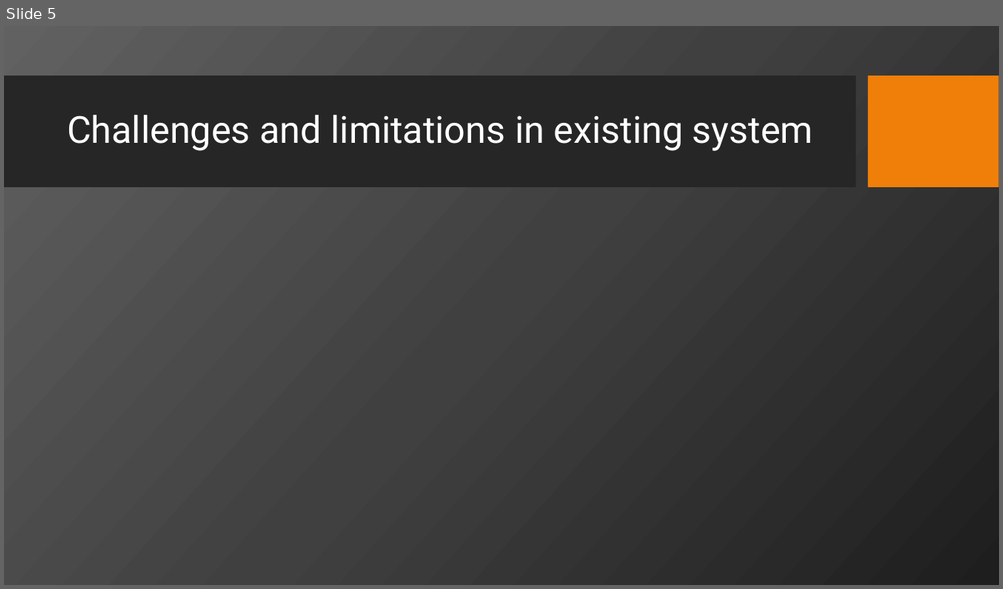
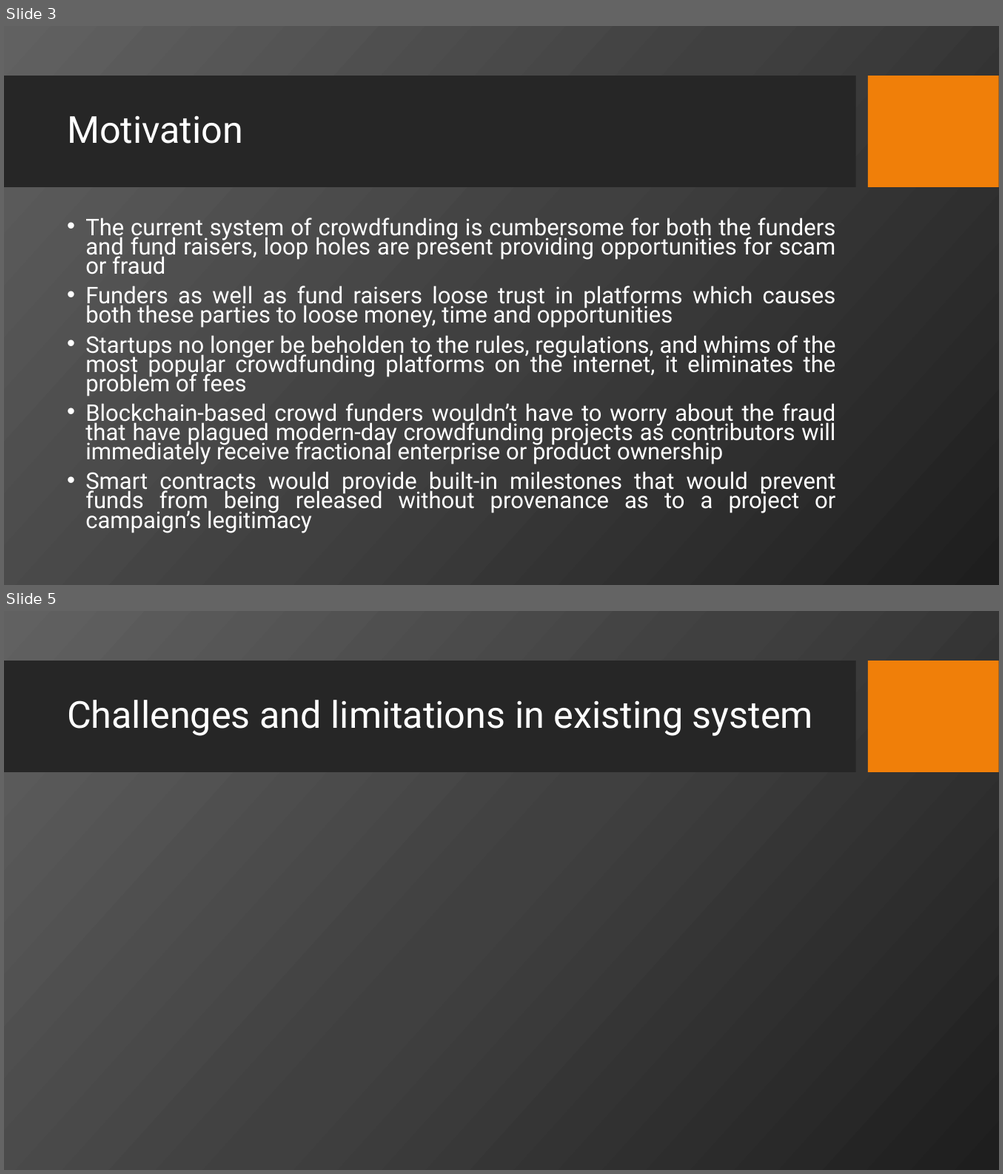
Before and after one commit to raghu-raj23/RajyaMudra, a slide deck: Major_Project_Review_1.pptx. Shown one above the other, each under a label of ours: slide 5 before the commit, slides 3 and 5 after it; the slides between them are not shown. The pictures are 1003x589 and 1003x1174 pixels, drawn with LibreOffice and Linux fonts; fonts in the diff are those of the drawing; background and template pictures are left out. Boxes give left, top, right and bottom in pixels: in the first picture for what was removed or moved away, otherwise in the second. Text is boxed around its words. In the diff, an @@ line names an element or a change of style, - is before the commit and + after.

Commit message:
intro, motivation, literature survey

```diff
--- a/Major_Project_Review_1.pptx
+++ b/Major_Project_Review_1.pptx
@@ slide 3 added at (x1=4, y1=26, x2=999, y2=585), background picture (left out); not listed: 2 template elements that a slide beside it also shows @@
@@ title added at (x1=67, y1=116, x2=243, y2=144), 36 pt, text #FFFFFF @@
+Motivation
@@ text added at (x1=85, y1=218, x2=836, y2=534), 22.2 pt, text #FFFFFF @@
+• The current system of crowdfunding is cumbersome for both the funders and fund raisers, loop holes are present providing opportunities for scam or fraud
+• Funders as well as fund raisers loose trust in platforms which causes both these parties to loose money, time and opportunities
+• Startups no longer be beholden to the rules, regulations, and whims of the most popular crowdfunding platforms on the internet, it eliminates the problem of fees
+• Blockchain-based crowd funders wouldn’t have to worry about the fraud that have plagued modern-day crowdfunding projects as contributors will immediately receive fractional enterprise or product ownership
+• Smart contracts would provide built-in milestones that would prevent funds from being released without provenance as to a project or campaign’s legitimacy
```
Also in this commit, not shown: 1 slide changed, 2 other slides added, 3 slides removed.
